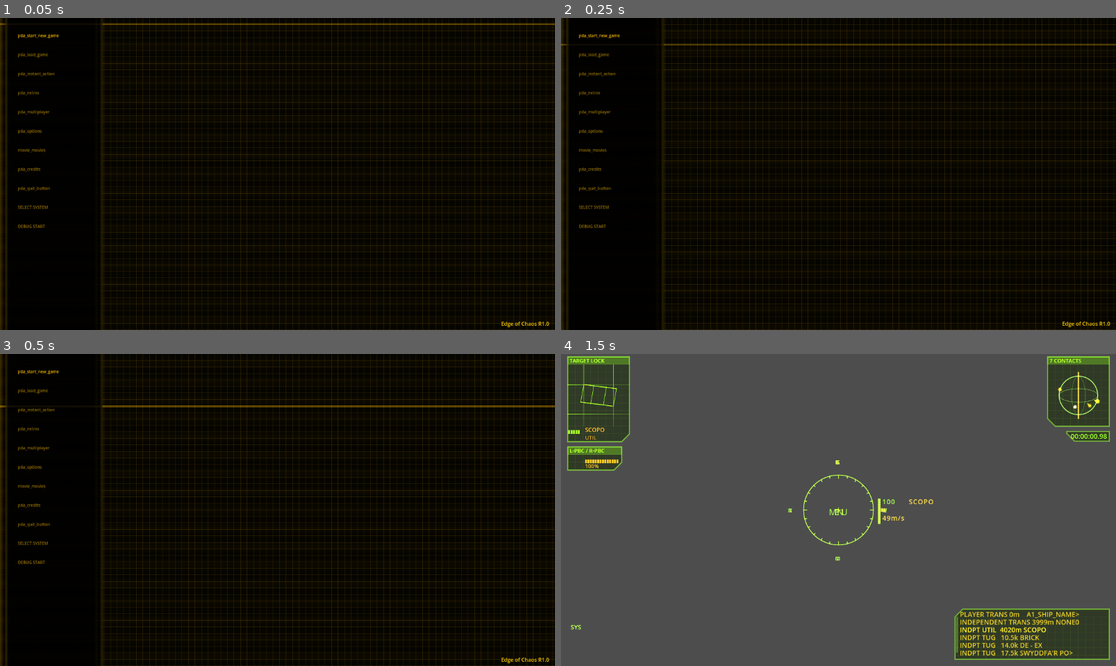
Above: before the commit, frames 1-4 (two rows, left to right).
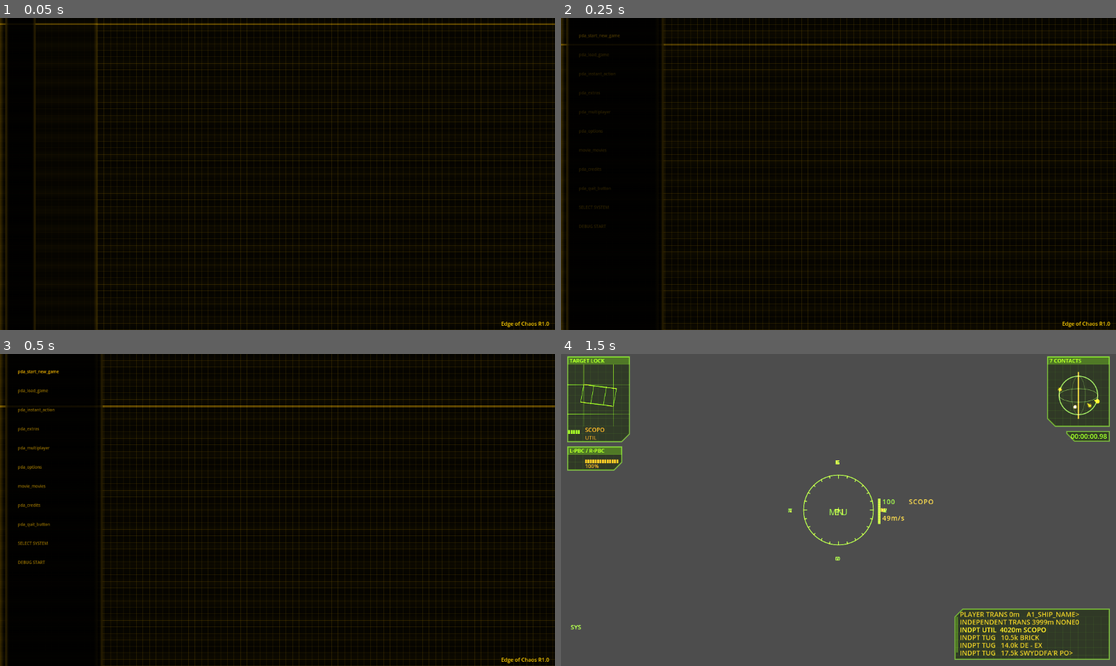
Above: after the commit, the same moments.

Repository: jleclanche/iw2-remaster
Game: Godot game, scene res://scenes/main.tscn
The game is run twice, just before and just after one commit, with the same random seed, the same clock (stepped at 60 frames per second) and the same inputs.
Inputs (mouse positions are in pixels of both pictures, inside the frame that each line leads up to):
- Up to frame 1 (0.05 s): no input
- Up to frame 2 (0.25 s): no input
- Up to frame 3 (0.5 s): no input
- Up to frame 4 (1.5 s): tap Enter at 0.5 s; drag from (838, 510) to (894, 441) at 0.52 s; move the mouse to (810, 510) at 1.27 s; hold Up from 1.28 s (still down); tap Keypad Enter at 1.35 s; click (810, 510) at 1.42 s

The runs differ from the first frame. In frame 1, 1.4% of the frame differs, in the area x 3-19%, y 0-100%; in frame 2, 0.4%; in frame 3, nothing differs; in frame 4, nothing differs.
Error in both runs: Unable to iterate on object of type 'Nil'. (res://scripts/pog/natives/world.gd:399)

Commit message:
base_screens: animate the shady-bar drawer + content fade on screen open (#63)
The engine raises GUI screens with a two-stage reveal, not a snap: icShadyBar
eases its width toward gui.SetShadyBarWidth's target at 1500 px/s (Tick @ iwar2
0x1010e710, m_width_speed @ 0x1011e7f4) -- the "drawer opening" -- and once the
bars are open iiGUIOverlayManager ramps the hosted content alpha 0->1 at 3.0/s
(Tick @ 0x10025d80, rate @ 0x10118974), reset to 0 on every screen raise/back.

Reproduced for the flight/front-end screens (Load game, Options -> Graphics/
Sound/Controls, etc.): the bar widths ease open in _anim_step and the content
fades in via self_modulate. The fill moves to its own behind-child so the fade
dims only the content windows, never the bars. Gated to bi == null so a base
interior never modulates its diorama (the engine doesn't either); base screens
keep the instant path. The expand/contract cues aren't in the extracted assets,
so no sound yet.

Co-Authored-By: Claude Opus 4.8 (1M context) <noreply@anthropic.com>
Claude-Session: https://claude.ai/code/session_011QyWoEXMPvePtFjmXeDfkc

Diff:
--- a/game/scripts/base_screens.gd
+++ b/game/scripts/base_screens.gd
@@ -71,6 +71,15 @@
 	_fx.material = add_mat
 	_fx.draw.connect(_draw_shady_fx)
 	add_child(_fx)
+	# icShadyBar's black fill lands on its OWN child, drawn BEHIND the content, so
+	# the screen-open content fade (self_modulate, _anim_step) dims the hosted
+	# windows without ever dimming the bars.
+	_bar_fill = Control.new()
+	_bar_fill.mouse_filter = Control.MOUSE_FILTER_IGNORE
+	_bar_fill.set_anchors_and_offsets_preset(Control.PRESET_FULL_RECT)
+	_bar_fill.show_behind_parent = true
+	_bar_fill.draw.connect(_draw_bar_fill)
+	add_child(_bar_fill)
 
 
 const SCROLL_SPEED := 50.0   ## px/s -- icCreditScreen's constant @ 0x10117be8
@@ -131,6 +140,7 @@
 	if visible:
 		# the flyby strips slide whether or not anything else changed
 		_shady.tick(delta, _scale() * 240.0, size.y)
+	_anim_step(delta, scr, bi)
 	if ui.dirty:
 		ui.dirty = false
 		_rebuild(scr)
@@ -141,9 +151,53 @@
 		_fx.visible = visible
 		if visible:
 			_fx.queue_redraw()
+	if _bar_fill != null:
+		_bar_fill.visible = visible
+		if visible:
+			_bar_fill.queue_redraw()
 	_credits_music(scr)
 	if visible and scr != null:
 		_advance_scrollers(scr, delta)
+
+
+## The screen-open reveal (icShadyBar SetTargetWidth + iiGUIOverlayManager
+## content fade). The bar widths chase gui.SetShadyBarWidth's targets at
+## 1500 px/s; once open, the content alpha ramps to 1.0 at 3.0/s, reset to 0 on
+## every screen raise/back so each transition re-fades. Flight/front-end screens
+## only (bi == null) -- a base interior would fade its diorama, which the engine
+## never modulates, so those keep the instant path.
+func _anim_step(delta: float, scr: PogUi.PogScreen, bi) -> void:
+	if bi != null or not visible or scr == null:
+		# Not animating (a base interior, or nothing up): keep the content solid
+		# and arm a fresh reveal for the next flight/front-end screen -- widths
+		# grow from 0 and _prev_top = null forces the first animating frame to
+		# reset the fade even if the screen was built a frame before it showed.
+		_content_alpha = 1.0
+		self_modulate.a = 1.0
+		_bar_w = 0.0
+		_bar_w_rhs = 0.0
+		_prev_top = null
+		return
+	var top: PogUi.PogScreen = ui.top_screen()
+	if top != _prev_top:
+		_prev_top = top
+		_content_alpha = 0.0        # a raise or a back re-fades the content
+	_bar_w = _approach(_bar_w, float(ui.shady_width), SHADY_GROW_PXPS * delta)
+	_bar_w_rhs = _approach(_bar_w_rhs, float(ui.shady_width_rhs),
+			SHADY_GROW_PXPS * delta)
+	var open: bool = is_equal_approx(_bar_w, float(ui.shady_width)) \
+			and is_equal_approx(_bar_w_rhs, float(ui.shady_width_rhs))
+	if open:
+		_content_alpha = minf(1.0, _content_alpha + CONTENT_FADE_PS * delta)
+	# self_modulate dims THIS node's own draws (the content windows) but not the
+	# _bar_fill / _fx children, so the bars stay solid while the content fades in.
+	self_modulate.a = _content_alpha
+
+
+static func _approach(cur: float, target: float, step: float) -> float:
+	if cur < target:
+		return minf(target, cur + step)
+	return maxf(target, cur - step)
 
 
 ## icCreditScreen's own soundtrack. The screen's ctor (iwar2.dll @ 0x10016180)
@@ -596,9 +650,24 @@
 var _alphamap: Texture2D
 ## icShadyBar, shared with the front end -- see shady_bar.gd.
 var _shady := ShadyBar.new()
-## The bars laid out this frame, replayed by the additive _fx child.
+## The bars laid out this frame, replayed by the _bar_fill (fill) and _fx (weave)
+## children.
 var _shady_rects: Array = []
 var _fx: Control
+var _bar_fill: Control
+
+## The screen-open animation, extracted from icShadyBar + iiGUIOverlayManager.
+## SetTargetWidth eases the bar width toward its target at 1500 px/s (icShadyBar
+## Tick @ iwar2 0x1010e710, m_width_speed @ 0x1011e7f4) -- the "drawer opening".
+## Once the bars finish, the overlay manager ramps the hosted content alpha 0->1
+## at 3.0/s (iiGUIOverlayManager Tick @ 0x10025d80, rate @ 0x10118974), reset to
+## 0 on every screen raise/back so each transition re-fades.
+const SHADY_GROW_PXPS := 1500.0
+const CONTENT_FADE_PS := 3.0
+var _bar_w := 0.0            ## eased current width of the left menu column
+var _bar_w_rhs := 0.0       ## eased current width of the RHS column
+var _content_alpha := 1.0
+var _prev_top: PogUi.PogScreen = null
 var _skin_fonts: Dictionary = {}
 
 
@@ -613,8 +682,19 @@
 ## than drawn straight through because _fx repeats the parent's fixed-pixel
 ## transform.
 func _draw_shady(r: Rect2) -> void:
+	# The fill is replayed by the _bar_fill child (behind the content) so the
+	# content fade never dims the bars; here we only record the laid-out rect.
 	_shady_rects.append(r)
-	_shady.draw_fill(self, r)
+
+
+func _draw_bar_fill() -> void:
+	if _shady_rects.is_empty():
+		return
+	var sc := _scale()
+	_bar_fill.draw_set_transform(_origin(), 0.0, Vector2(sc, sc))
+	for r: Rect2 in _shady_rects:
+		_shady.draw_fill(_bar_fill, r)
+	_bar_fill.draw_set_transform(Vector2.ZERO, 0.0, Vector2.ONE)
 
 
 func _draw_shady_fx() -> void:
@@ -799,14 +879,25 @@
 		draw_set_transform(_origin(), 0.0, Vector2(sc, sc))
 		# 1. the shady bars -- the translucent columns the menus sit on, as wide
 		#    as gui.SetShadyBarWidth / SetRHSShadyBarWidth said, drawn with
-		#    icShadyBar's extracted recipe (fill + weave + edges).
+		#    icShadyBar's extracted recipe (fill + weave + edges). On the flight/
+		#    front-end screens the width eases open (the drawer, _anim_step).
+		var animate: bool = bi == null
 		for w in scr.windows:
-			if w.kind == "window" and w.art.is_empty() and w.title.is_empty() \
-					and w.text.is_empty() and not w.is_border \
-					and ((ui.shady_width > 0 and absi(w.w - ui.shady_width) <= 1)
-						or (ui.shady_width_rhs > 0
-							and absi(w.w - ui.shady_width_rhs) <= 1)):
-				_draw_shady(_rect_of(w))
+			if w.kind != "window" or not w.art.is_empty() \
+					or not w.title.is_empty() or not w.text.is_empty() \
+					or w.is_border:
+				continue
+			var br := _rect_of(w)
+			if ui.shady_width > 0 and absi(w.w - ui.shady_width) <= 1:
+				if animate:            # the left column grows from its left edge
+					br.size.x = minf(br.size.x, _bar_w)
+				_draw_shady(br)
+			elif ui.shady_width_rhs > 0 and absi(w.w - ui.shady_width_rhs) <= 1:
+				if animate:            # the RHS column grows from its right edge
+					var grown := minf(br.size.x, _bar_w_rhs)
+					br.position.x += br.size.x - grown
+					br.size.x = grown
+				_draw_shady(br)
 		# 2. the controls, each in its own art
 		for w in _rows(scr):
 			_draw_window(w)
